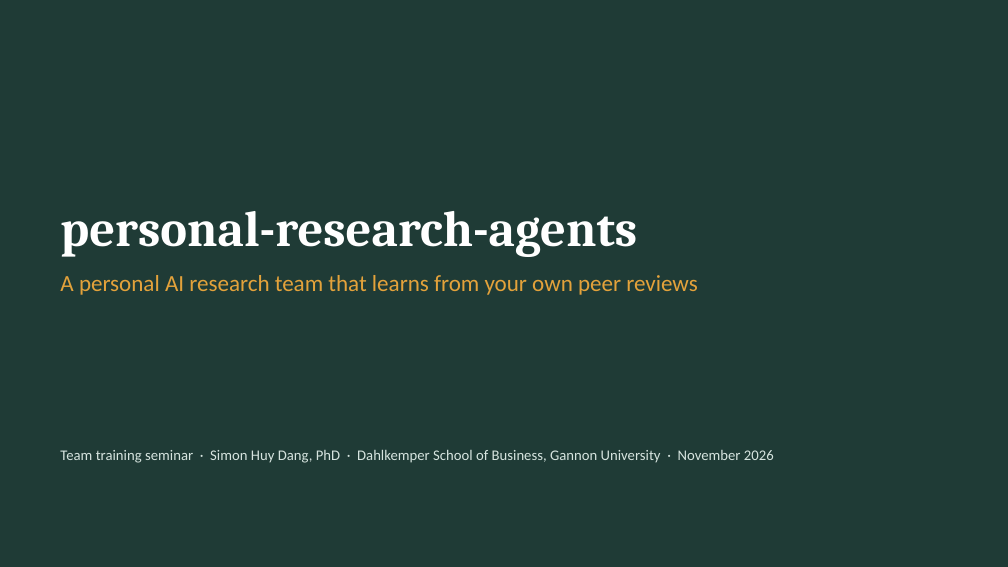
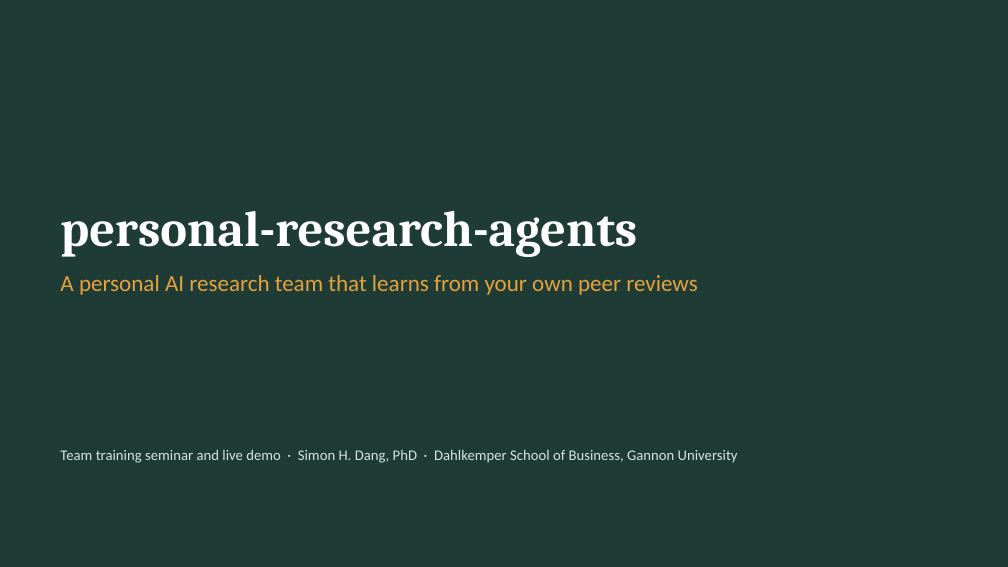
Before and after one commit to simonhdang/personal-research-agents, a slide deck: slide 1 of docs/personal-research-agents_seminar.pptx. Drawn at 1008x567 pixels with LibreOffice and Linux fonts; fonts in the diff are those of the drawing. Boxes give left, top, right and bottom in pixels: in the first picture for what was removed or moved away, otherwise in the second. Text is boxed around its words. In the diff, an @@ line names an element or a change of style, - is before the commit and + after.

```diff
--- a/docs/personal-research-agents_seminar.pptx
+++ b/docs/personal-research-agents_seminar.pptx
@@ text at bbox=[60, 450, 738, 463]: text changed @@
-Team training seminar · Simon Huy Dang, PhD · Dahlkemper School of Business, Gannon University · November 2026
+Team training seminar and live demo · Simon H. Dang, PhD · Dahlkemper School of Business, Gannon University
```
Also in this commit, not shown: 16 other slides changed, 24 slides added, 6 slides removed, 1 other file.
